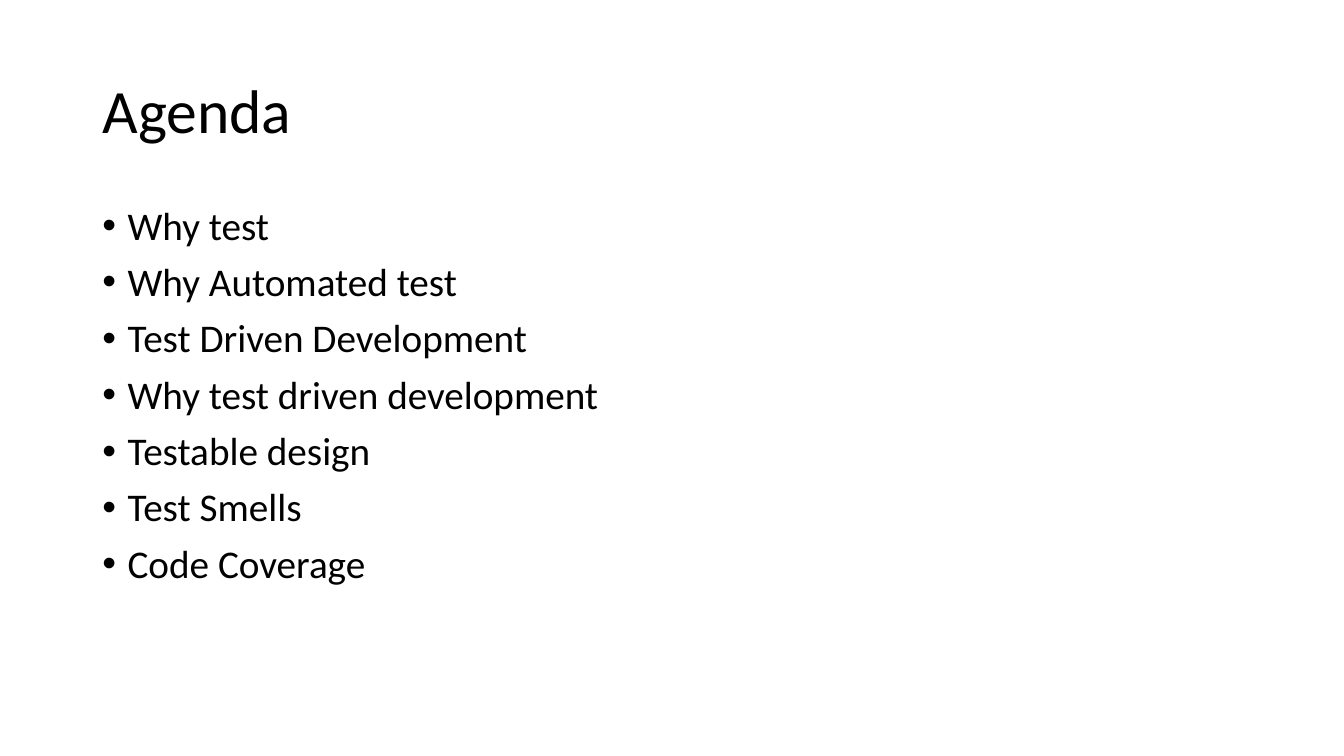
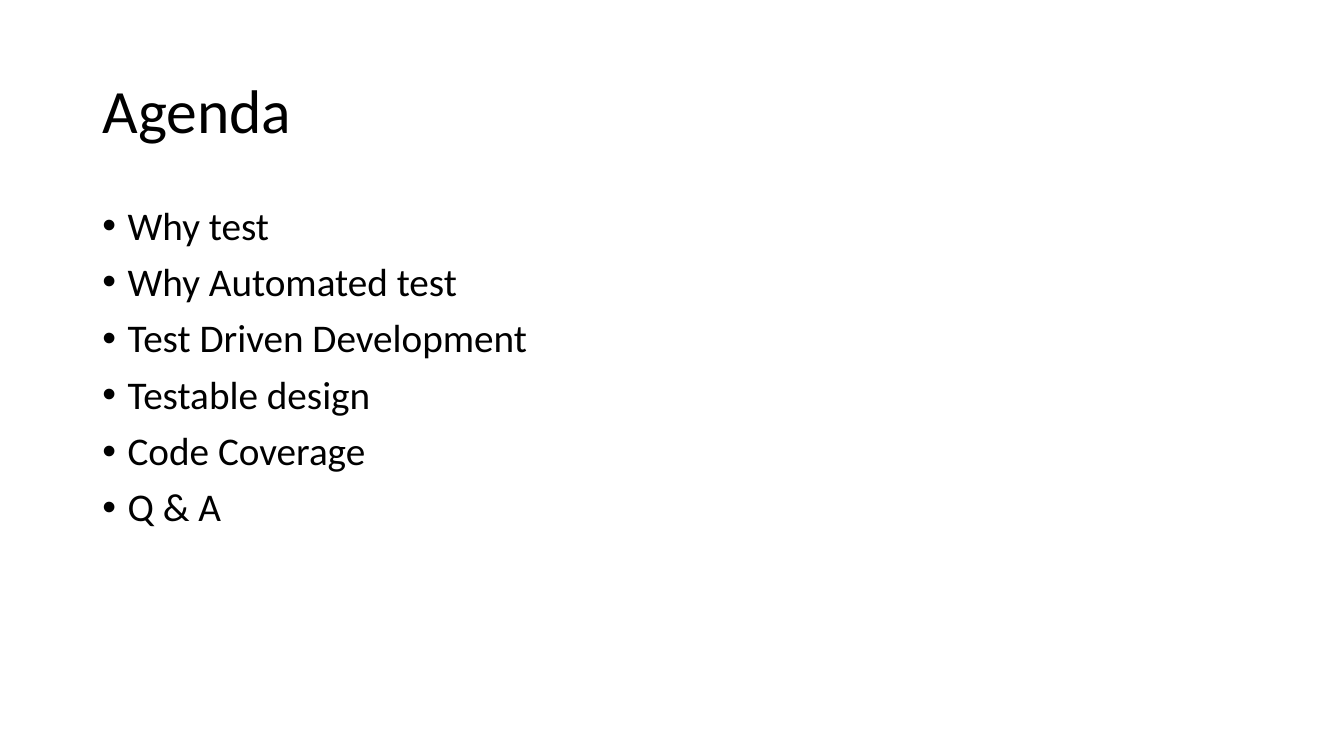
Before and after one commit to SunilPrasad/GithubRepo, a slide deck: slide 2 of TDDExamples/Persentation/TDD.pptx. Drawn at 1344x756 pixels with LibreOffice and Linux fonts; fonts in the diff are those of the drawing. Boxes give left, top, right and bottom in pixels: in the first picture for what was removed or moved away, otherwise in the second. Text is boxed around its words. In the diff, an @@ line names an element or a change of style, - is before the commit and + after.

```diff
--- a/TDDExamples/Persentation/TDD.pptx
+++ b/TDDExamples/Persentation/TDD.pptx
@@ text at (x1=128, y1=381, x2=598, y2=416): paragraph removed @@
-• Why test driven development
@@ text at (x1=128, y1=493, x2=302, y2=522): paragraph removed @@
-• Test Smells
@@ text at (x1=128, y1=495, x2=221, y2=527): paragraph added @@
+• Q & A
```
Also in this commit, not shown: 2 other slides changed, 1 slide removed.
